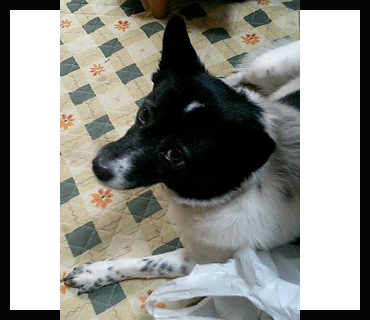
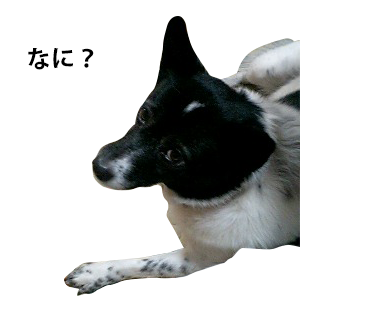
Layered file, before and after one edit (370 × 320). Changes by layer:
added layer "なに？" in group "字" over [28, 48, 94, 70]
painted on "レイヤー 1" over [188, 262, 221, 277]
added layer "シェイプ 1" above "基準" over [64, 16, 300, 296]
hid "基準" over [0, 0, 370, 320]
